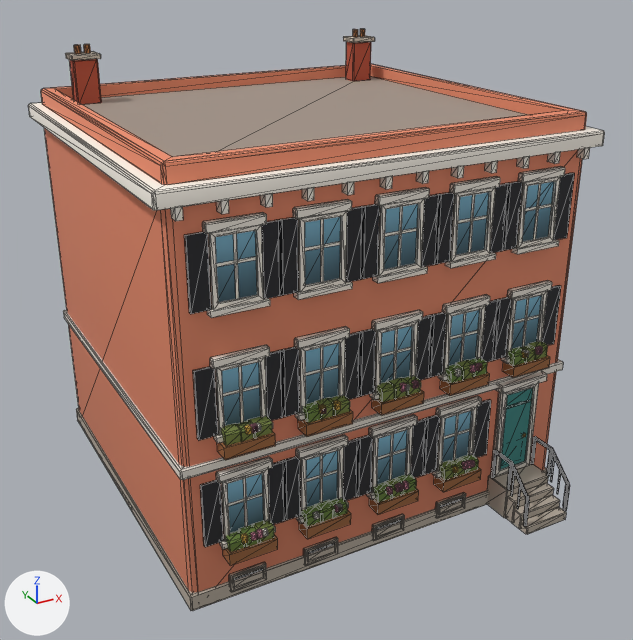
One commit to the glTF model newcity/art/kit/tremont_e2.glb: the scene before it, then after it.
The view is the same before and after, from a 50 mm camera at (-12.3, -23.6, 16.6) aimed at (0.0, -1.4, 5.5). The lights are fixed; the arrows at lower left show +X, +Y and +Z. The first picture is the older version. Mesh edges are drawn as thin lines. Vertices at exactly the same position are counted once.

Script lines for the objects in view, before the commit:
```python
me_tremont_e2 = bpy.data.meshes.new('tremont_e2')
me_tremont_e2.from_pydata(...)  # 2262 vertices, 2994 faces; spans x -6.57..6.57, y -7.61..6.07, z 0.0..13.54
me_tremont_e2.materials.append(mat_kit_atlas)  # picture img_atlas
ob_tremont_e2 = bpy.data.objects.new('tremont_e2', me_tremont_e2)
ob_tremont_e2.location = (0.0, 0.0, 0.0)
```
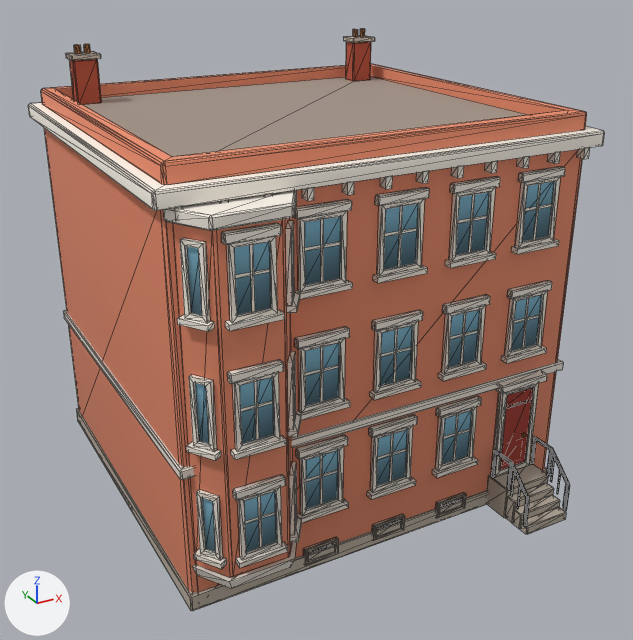
Diff of the bpy script that builds the scene:
```diff
--- a/newcity/art/kit/tremont_e2.glb.py
+++ b/newcity/art/kit/tremont_e2.glb.py
@@ me_tremont_e2 @@
 # used by ob_tremont_e2; location = (0.0, 0.0, 0.0)
-me_tremont_e2.from_pydata(...)  # 2262 vertices, 2994 faces; spans x -6.57..6.57, y -7.61..6.07, z 0.0..13.54
+me_tremont_e2.from_pydata(...)  # 1568 vertices, 2310 faces; spans x -6.57..6.57, y -7.61..6.07, z 0.0..13.54
+# me_tremont_e2 part 1: the loose piece of 16 vertices spanning x -5.25..-3.95, y -5.87..-5.73, z 1.95..3.85 is scaled about its middle by (0.873, 1, 1), then moved by (0.0, -0.9, 0.0)
+# me_tremont_e2 part 2: the loose piece of 4 vertices spanning x -4.64..-4.56, y -5.8, z 2.08..3.72 is moved by (0.0, -0.9, 0.0)
+# me_tremont_e2 part 3: the loose piece of 8 vertices spanning x -4.64..-4.5, y -6.25..-6.11, z 2.0..2.15 is scaled about its middle by (9.93, 1.71, 0.976), then moved by (-0.03, -0.59, -0.18)
+# me_tremont_e2 part 4: the loose piece of 16 vertices spanning x -5.37..-3.83, y -5.93..-5.75, z 3.85..4.09 is scaled about its middle by (0.901, 1, 1), then moved by (0.0, -0.9, 0.0)
+# me_tremont_e2 part 5: the loose piece of 16 vertices spanning x -5.25..-3.95, y -5.87..-5.73, z 5.2..7.1 is scaled about its middle by (0.873, 1, 1), then moved by (0.0, -0.9, 0.0)
+# me_tremont_e2 part 6: the loose piece of 4 vertices spanning x -4.64..-4.56, y -5.8, z 5.33..6.97 is moved by (0.0, -0.9, 0.0)
+# me_tremont_e2 part 7: the loose piece of 8 vertices spanning x -4.68..-4.54, y -6.25..-6.11, z 5.25..5.43 is scaled about its middle by (9.93, 1.71, 0.832), then moved by (0.01, -0.59, -0.2)
+# me_tremont_e2 part 8: the loose piece of 16 vertices spanning x -5.37..-3.83, y -5.93..-5.75, z 7.1..7.34 is scaled about its middle by (0.901, 1, 1), then moved by (0.0, -0.9, 0.0)
+# me_tremont_e2 part 9: the loose piece of 16 vertices spanning x -5.25..-3.95, y -5.87..-5.73, z 8.6..10.5 is scaled about its middle by (0.873, 1, 1), then moved by (0.0, -0.9, 0.0)
+# me_tremont_e2 part 10: the loose piece of 4 vertices spanning x -4.64..-4.56, y -5.8, z 8.73..10.37 is moved by (0.0, -0.9, 0.0)
+# me_tremont_e2 part 11: the loose piece of 8 vertices spanning x -5.37..-3.83, y -5.99..-5.75, z 8.47..8.62 is scaled about its middle by (0.903, 1, 1), then moved by (0.0, -0.9, 0.0)
+# me_tremont_e2 part 12: the loose piece of 16 vertices spanning x -5.37..-3.83, y -5.93..-5.75, z 10.5..10.74 is scaled about its middle by (0.901, 1, 1), then moved by (0.0, -0.9, 0.0)
+# me_tremont_e2 part 13: 104 loose pieces with 890 vertices, spanning x -5.81..5.81, y -6.25..-5.73, z 0.18..10.5, are deleted
+# me_tremont_e2 part 14: 196 vertices added at x -6.25..-2.95, y -6.85..-5.73, z 1.05..11.2
+# me_tremont_e2 part 15: 36 kept faces spanning x -2.82..5.13, y -5.84..-5.75, z 1.2..10.37 get new texture (UV) coordinates
 me_tremont_e2.materials.append(mat_kit_atlas)
```

What differs and where, as boxes (x1, y1, x2, y2) in the pictures (633 x 640 px; the box of a moved part takes in the faces that stretch with it):
part 1 of me_tremont_e2, moved or reshaped: before (221, 469, 269, 541); after (238, 487, 282, 559)
part 2 of me_tremont_e2, moved or reshaped: before (243, 478, 248, 527); after (258, 496, 262, 547)
part 3 of me_tremont_e2, moved or reshaped: before (250, 532, 257, 541); after (236, 542, 288, 568)
part 4 of me_tremont_e2, moved or reshaped: before (216, 457, 273, 483); after (233, 474, 286, 500)
part 5 of me_tremont_e2, moved or reshaped: before (215, 357, 267, 435); after (233, 372, 280, 451)
part 6 of me_tremont_e2, moved or reshaped: before (239, 366, 244, 423); after (254, 381, 259, 440)
part 7 of me_tremont_e2, moved or reshaped: before (244, 425, 252, 435); after (231, 436, 287, 460)
part 8 of me_tremont_e2, moved or reshaped: before (210, 345, 270, 369); after (227, 359, 284, 384)
part 9 of me_tremont_e2, moved or reshaped: before (208, 225, 264, 309); after (227, 236, 278, 322)
part 10 of me_tremont_e2, moved or reshaped: before (233, 234, 239, 299); after (250, 245, 255, 312)
part 11 of me_tremont_e2, moved or reshaped: before (207, 298, 270, 318); after (225, 310, 285, 331)
part 12 of me_tremont_e2, moved or reshaped: before (202, 212, 267, 234); after (221, 223, 281, 245)
part 13 of me_tremont_e2, deleted: before (184, 173, 575, 592)
part 14 of me_tremont_e2, added: after (163, 190, 302, 588)
part 15 of me_tremont_e2, surface changed: (306, 388, 533, 507) in both
